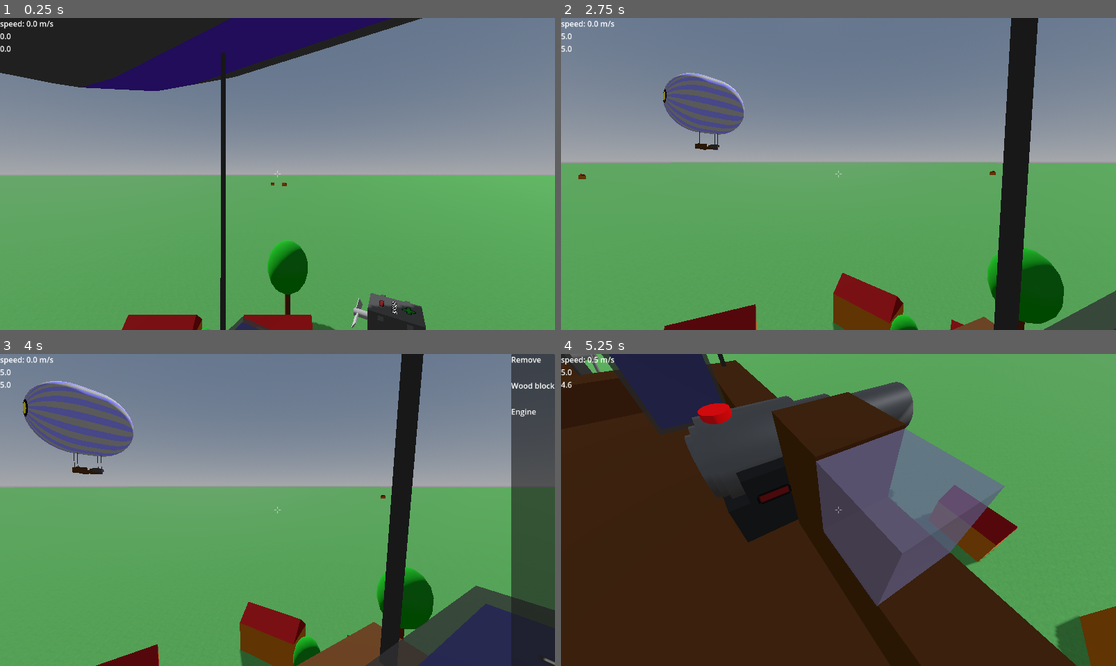
Above: before the commit, frames 1-4 (two rows, left to right).
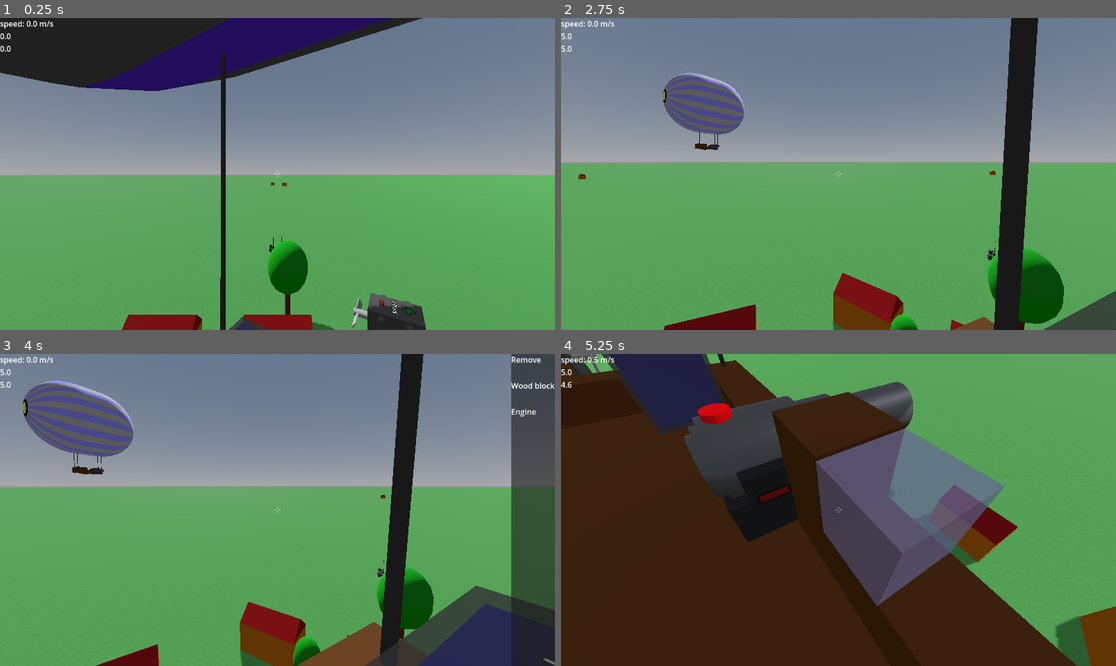
Above: after the commit, the same moments.

Repository: jmdejong/airships
Game: Godot game, scene res://scenes/world.tscn
Same seed, same stepped clock (60 frames per second), same inputs: the game is played once before the commit and once after it.
Inputs (mouse positions are in pixels of both pictures, inside the frame that each line leads up to):
- Up to frame 1 (0.25 s): no input
- Up to frame 2 (2.75 s): move the mouse to (960, 158) at 0.52 s; hold D (right) 0.53-1.28 s; click (960, 158) at 0.6 s; move the mouse to (810, 174) at 1.27 s; hold W (forwards) from 1.28 s (still down); tap Mouse wheel down (rotate_left) at 1.35 s; move the mouse to (849, 167) at 2.02 s; tap Mouse wheel up (rotate_right) at 2.1 s
- Up to frame 3 (4 s): keep holding W (forwards); move the mouse to (271, 516) at 2.77 s; tap Shift (sprint) at 2.85 s; click (271, 516) at 2.92 s; move the mouse to (316, 513) at 3.52 s; tap B (toggle_build) at 3.6 s
- Up to frame 4 (5.25 s): release W (forwards) at 4.25 s; drag from (1093, 391) to (755, 432) at 4.27 s; move the mouse to (844, 510) at 5.02 s; hold W (forwards) from 5.03 s (still down); click (844, 510) at 5.1 s

The runs differ from the first frame. In frame 1, less than 0.1% of the frame differs, in the area x 48-51%, y 70-76%; in frame 2, less than 0.1%, in the area x 76-79%, y 71-78%; in frame 3, less than 0.1%; in frame 4, nothing differs.

Commit message:
tried to add a heli

Diff:
--- /dev/null
+++ b/scenes/ships/heli.tscn
@@ -0,0 +1,60 @@
+[gd_scene load_steps=6 format=3 uid="uid://bgiev8up864ym"]
+
+[ext_resource type="PackedScene" uid="uid://bacp7ifjnlyi6" path="res://scenes/airship.tscn" id="1_rjgg3"]
+[ext_resource type="PackedScene" uid="uid://gag3g3ctvxpx" path="res://scenes/components/wood_panel.tscn" id="2_2x7ye"]
+[ext_resource type="PackedScene" uid="uid://37i3vkcqr8ef" path="res://scenes/components/engine.tscn" id="3_8vjui"]
+[ext_resource type="PackedScene" uid="uid://bnh82toixngca" path="res://scenes/components/cable.tscn" id="4_2x7ye"]
+[ext_resource type="PackedScene" uid="uid://b5dw13s3ysqsr" path="res://scenes/components/status_panel.tscn" id="5_8vjui"]
+
+[node name="Heli" instance=ExtResource("1_rjgg3")]
+
+[node name="Floor" parent="Components" index="1" instance=ExtResource("2_2x7ye")]
+transform = Transform3D(1, 0, 0, 0, 1, 0, 0, 0, 1, -1.5, 0, -1.5)
+size = Vector3(3, 0.5, 3)
+
+[node name="EngineHor" parent="Components" index="2" instance=ExtResource("3_8vjui")]
+transform = Transform3D(-4.37114e-08, 1, 0, -1, -4.37114e-08, 0, 0, 0, 1, -2, 6, 1.5)
+power = 1000.0
+
+[node name="EngineHor2" parent="Components" index="3" instance=ExtResource("3_8vjui")]
+transform = Transform3D(-4.37114e-08, 1, 0, -1, -4.37114e-08, 0, 0, 0, 1, -2, 6, -2.5)
+power = 1000.0
+
+[node name="EngineHor3" parent="Components" index="4" instance=ExtResource("3_8vjui")]
+transform = Transform3D(4.37114e-08, -1, 8.74228e-08, -1, -4.37114e-08, 0, 3.82137e-15, -8.74228e-08, -1, 2, 6, -1.5)
+power = 1000.0
+
+[node name="EngineHor4" parent="Components" index="5" instance=ExtResource("3_8vjui")]
+transform = Transform3D(4.37114e-08, -1, 8.74228e-08, -1, -4.37114e-08, 0, 3.82137e-15, -8.74228e-08, -1, 2, 6, 2.5)
+power = 1000.0
+
+[node name="Cable" parent="Components" index="6" instance=ExtResource("4_2x7ye")]
+transform = Transform3D(1, 0, 0, 0, 1, 0, 0, 0, 1, -1.5, 0.5, 1)
+
+[node name="WoodPanel" parent="Components" index="7" instance=ExtResource("2_2x7ye")]
+transform = Transform3D(1, 0, 0, 0, 1, 0, 0, 0, 1, -1.5, 5, 1)
+size = Vector3(0.5, 0.5, 0.5)
+
+[node name="Cable2" parent="Components" index="8" instance=ExtResource("4_2x7ye")]
+transform = Transform3D(1, 0, 0, 0, 1, 0, 0, 0, 1, 1, 0.5, 1)
+
+[node name="WoodPanel2" parent="Components" index="9" instance=ExtResource("2_2x7ye")]
+transform = Transform3D(1, 0, 0, 0, 1, 0, 0, 0, 1, 1, 5, 1)
+size = Vector3(0.5, 0.5, 0.5)
+
+[node name="Cable3" parent="Components" index="10" instance=ExtResource("4_2x7ye")]
+transform = Transform3D(1, 0, 0, 0, 1, 0, 0, 0, 1, 1, 0.5, -1.5)
+
+[node name="WoodPanel3" parent="Components" index="11" instance=ExtResource("2_2x7ye")]
+transform = Transform3D(1, 0, 0, 0, 1, 0, 0, 0, 1, 1, 5, -1.5)
+size = Vector3(0.5, 0.5, 0.5)
+
+[node name="Cable4" parent="Components" index="12" instance=ExtResource("4_2x7ye")]
+transform = Transform3D(1, 0, 0, 0, 1, 0, 0, 0, 1, -1.5, 0.5, -1.5)
+
+[node name="WoodPanel4" parent="Components" index="13" instance=ExtResource("2_2x7ye")]
+transform = Transform3D(1, 0, 0, 0, 1, 0, 0, 0, 1, -1.5, 5, -1.5)
+size = Vector3(0.5, 0.5, 0.5)
+
+[node name="StatusPanel" parent="Components" index="14" instance=ExtResource("5_8vjui")]
+transform = Transform3D(1, 0, 0, 0, 1, 0, 0, 0, 1, -0.5, 0.5, -0.5)
--- a/scenes/world.tscn
+++ b/scenes/world.tscn
@@ -1,9 +1,10 @@
-[gd_scene load_steps=8 format=3 uid="uid://cfu5yqefxgq4y"]
+[gd_scene load_steps=9 format=3 uid="uid://cfu5yqefxgq4y"]
 
 [ext_resource type="PackedScene" uid="uid://dwxvd73ri3t0s" path="res://scenes/land.tscn" id="1_4wyf3"]
 [ext_resource type="PackedScene" uid="uid://d38pbjc6hq7vv" path="res://scenes/ships/gunboat.tscn" id="2_4wyf3"]
 [ext_resource type="PackedScene" uid="uid://xt6mcv6w5ri5" path="res://scenes/player.tscn" id="2_rwgxs"]
 [ext_resource type="PackedScene" uid="uid://b7mlj5h04xtu6" path="res://scenes/ships/scout.tscn" id="4_k0juu"]
+[ext_resource type="PackedScene" uid="uid://bgiev8up864ym" path="res://scenes/ships/heli.tscn" id="5_71j4m"]
 
 [sub_resource type="ProceduralSkyMaterial" id="ProceduralSkyMaterial_rwgxs"]
 
@@ -41,3 +42,6 @@
 
 [node name="Scout" parent="." instance=ExtResource("4_k0juu")]
 transform = Transform3D(1, 0, 0, 0, 1, 0, 0, 0, 1, -20, 29, 52)
+
+[node name="Heli" parent="." instance=ExtResource("5_71j4m")]
+transform = Transform3D(1, 0, 0, 0, 1, 0, 0, 0, 1, -60, 1, 0)
